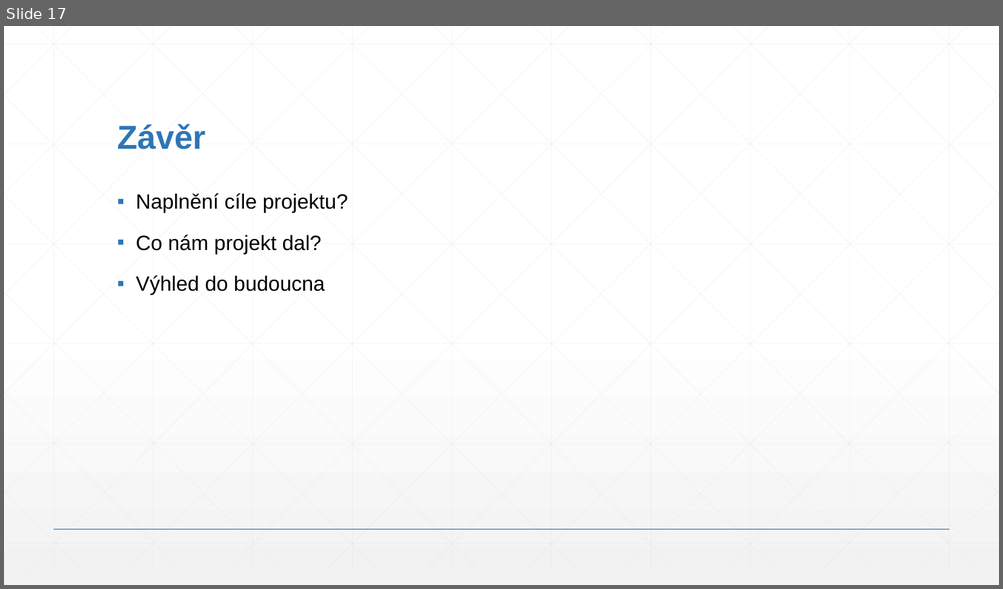
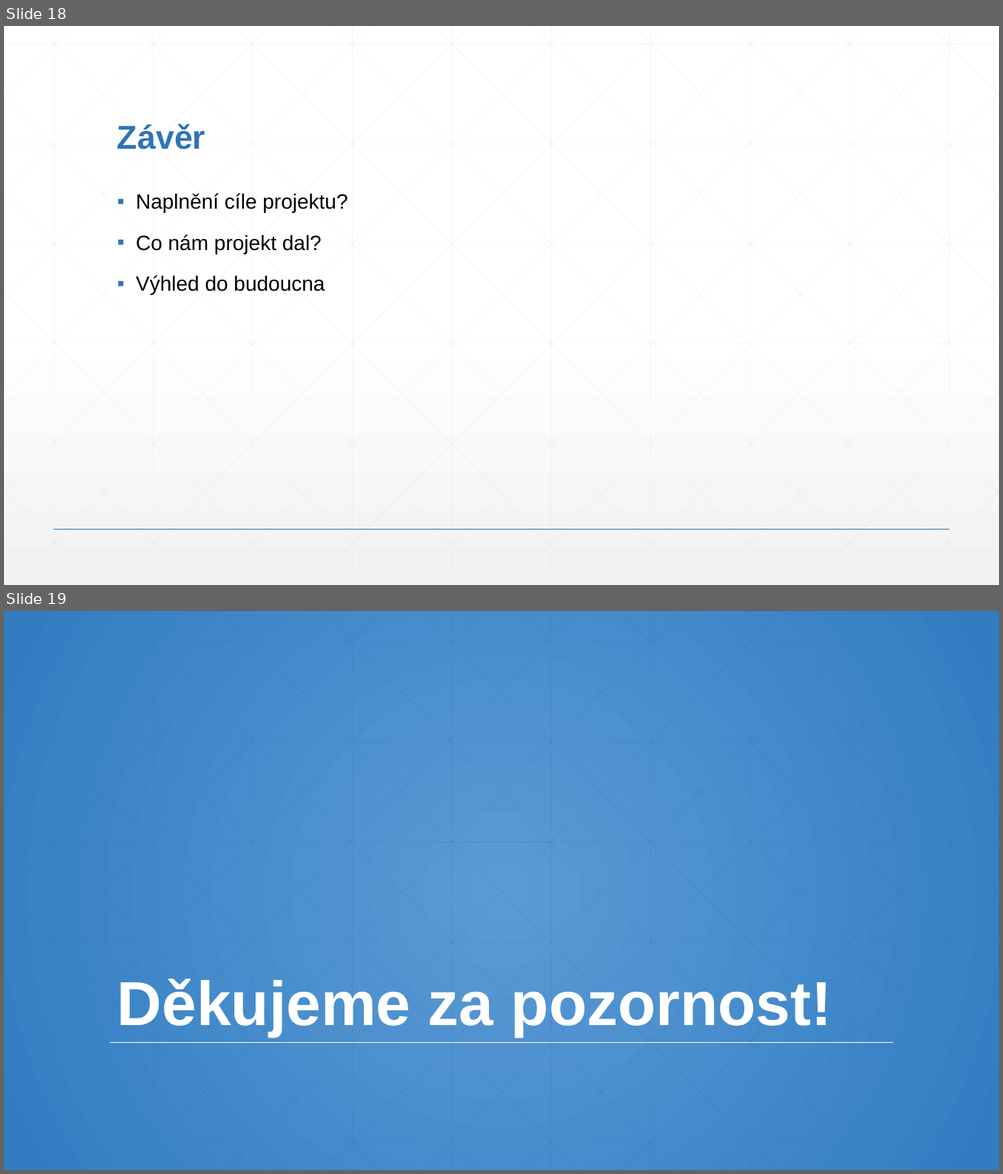
Before and after one commit to MetrKolben/MatKap, a slide deck: MatKap.pptx. Shown one above the other, each under a label of ours: slide 17 before the commit, slides 18 and 19 after it. The pictures are 1003x589 and 1003x1174 pixels, drawn with LibreOffice and Linux fonts; fonts in the diff are those of the drawing. Boxes give left, top, right and bottom in pixels: in the first picture for what was removed or moved away, otherwise in the second. Text is boxed around its words. In the diff, an @@ line names an element or a change of style, - is before the commit and + after.

```diff
--- a/MatKap.pptx
+++ b/MatKap.pptx
@@ slide 19 added at box(4, 611, 999, 1170), background gradient #5B9BD5 to #327DC2 @@
@@ title added at box(117, 979, 832, 1037), 60 pt, text #FFFFFF, bold @@
+Děkujeme za pozornost!
@@ line added from (110, 1043) to (893, 1043), #FFFFFF 1 pt @@
@@ group added at box(4, 611, 999, 1170): 46 lines @@
@@ what was slide 17 is now slide 18 @@
```
Also in this commit, not shown: 1 slide changed, 1 other slide added.
